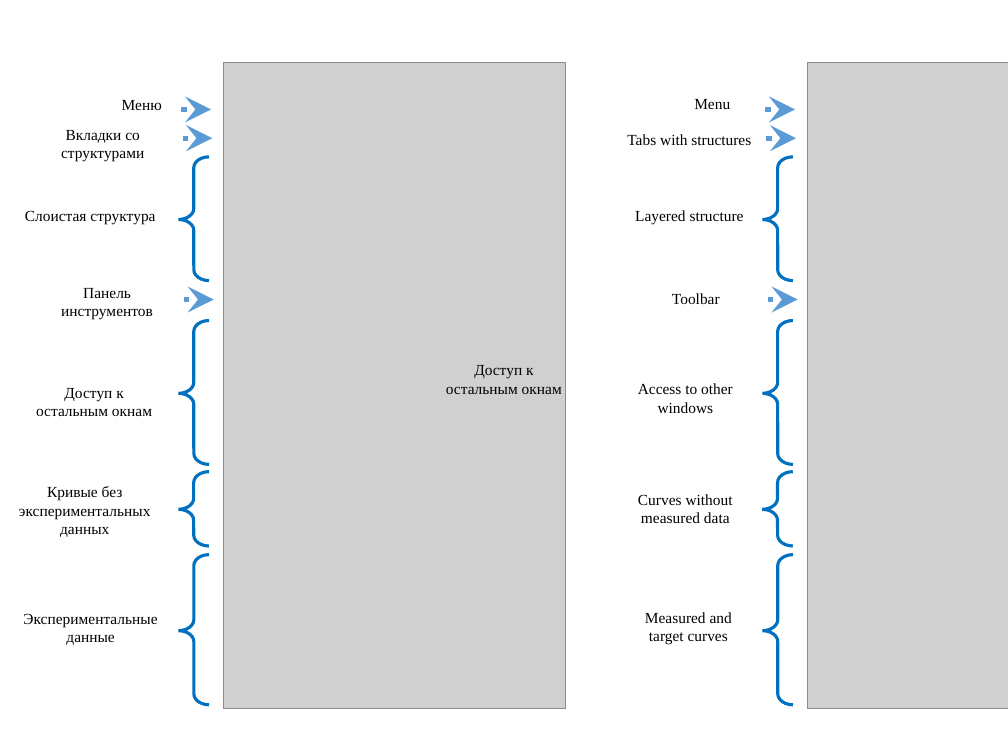
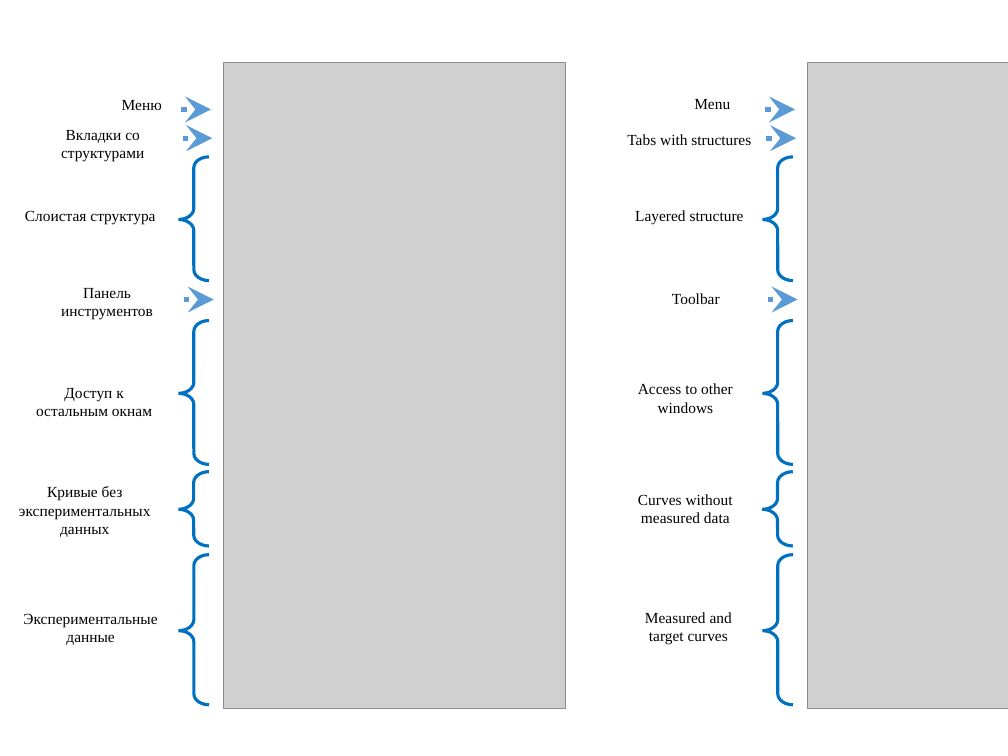
Before and after one commit to svech/Multifitting, a slide deck: slide 1 of manual/Pictures 2.0/Pictures 2.0.pptx. Drawn at 1008x756 pixels with LibreOffice and Linux fonts; fonts in the diff are those of the drawing; grey boxes stand for pictures. Boxes give left, top, right and bottom in pixels: in the first picture for what was removed or moved away, otherwise in the second. Text is boxed around its words. In the diff, an @@ line names an element or a change of style, - is before the commit and + after.

```diff
--- a/manual/Pictures 2.0/Pictures 2.0.pptx
+++ b/manual/Pictures 2.0/Pictures 2.0.pptx
@@ text removed at box(446, 365, 562, 394) @@
-Доступ к остальным окнам
```
Also in this commit, not shown: 1 other slide changed, 3 slides added, 2 other files.
